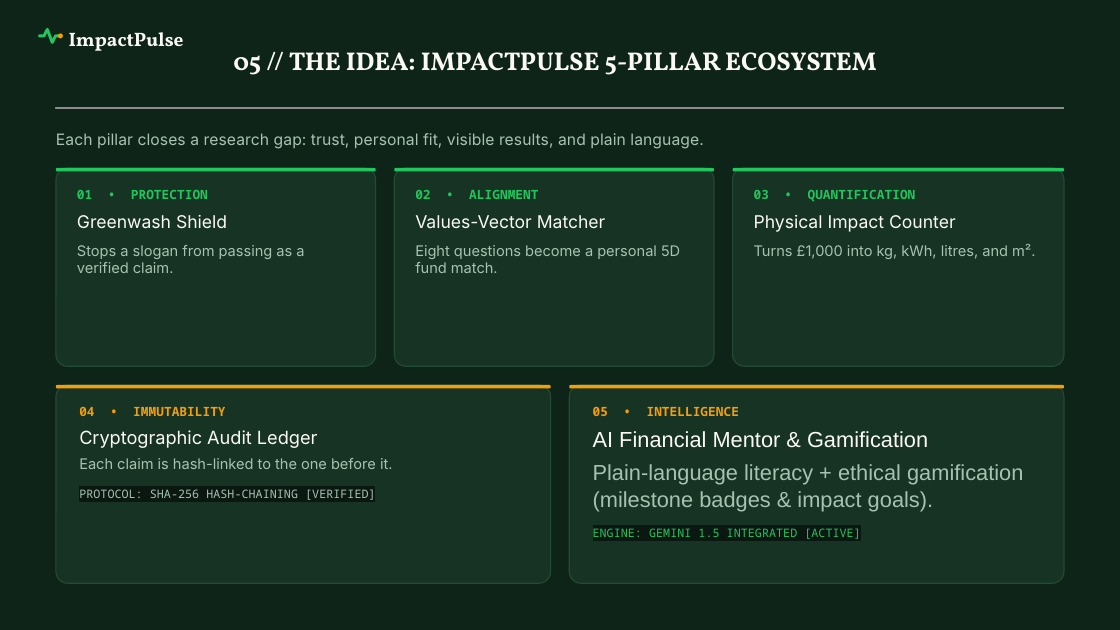
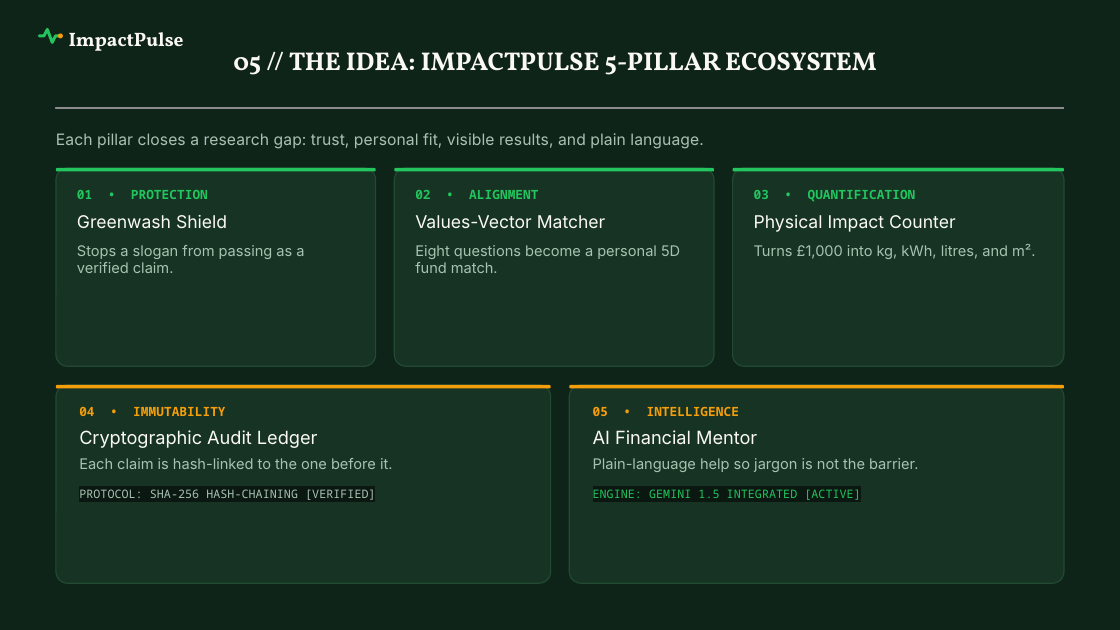
Before and after one commit to Siva-Subramaniam-DS/TCS-Project, a slide deck: slide 5 of HSBC-Sustainathon TCS.pptx. Drawn at 1120x630 pixels with LibreOffice and Linux fonts; fonts in the diff are those of the drawing; grey boxes stand for pictures; background and template pictures are left out. Boxes give left, top, right and bottom in pixels: in the first picture for what was removed or moved away, otherwise in the second. Text is boxed around its words. In the diff, an @@ line names an element or a change of style, - is before the commit and + after.

```diff
--- a/HSBC-Sustainathon TCS.pptx
+++ b/HSBC-Sustainathon TCS.pptx
@@ text at (593,430,918,472): text changed; size 14 to 9.4 pt; font Arial to Inter @@
-AI Financial Mentor & Gamification
-Plain-language literacy + ethical gamification (milestone badges & impact goals).
+AI Financial Mentor
+Plain-language help so jargon is not the barrier.
```
Also in this commit, not shown: 6 other slides changed, 17 other files.
